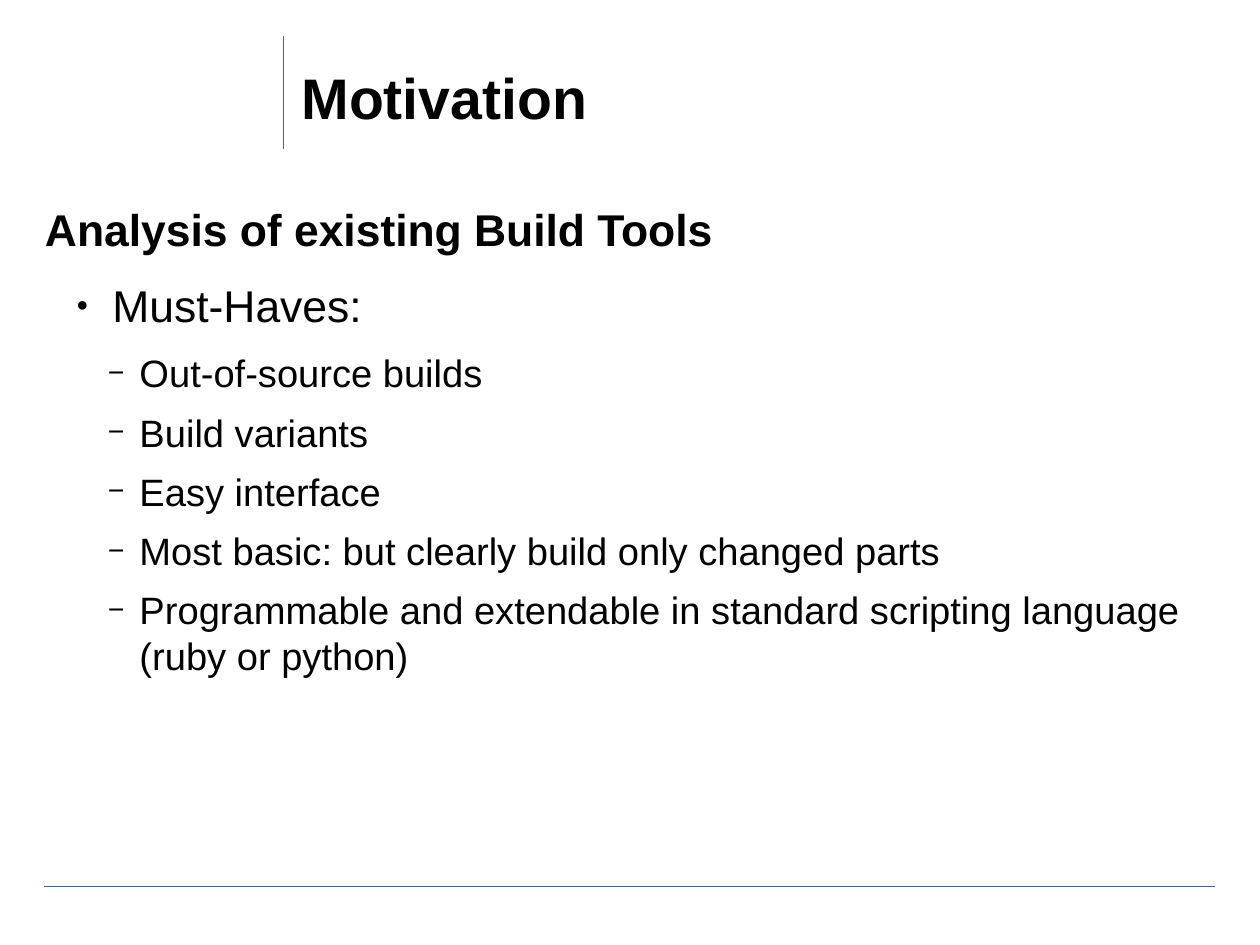
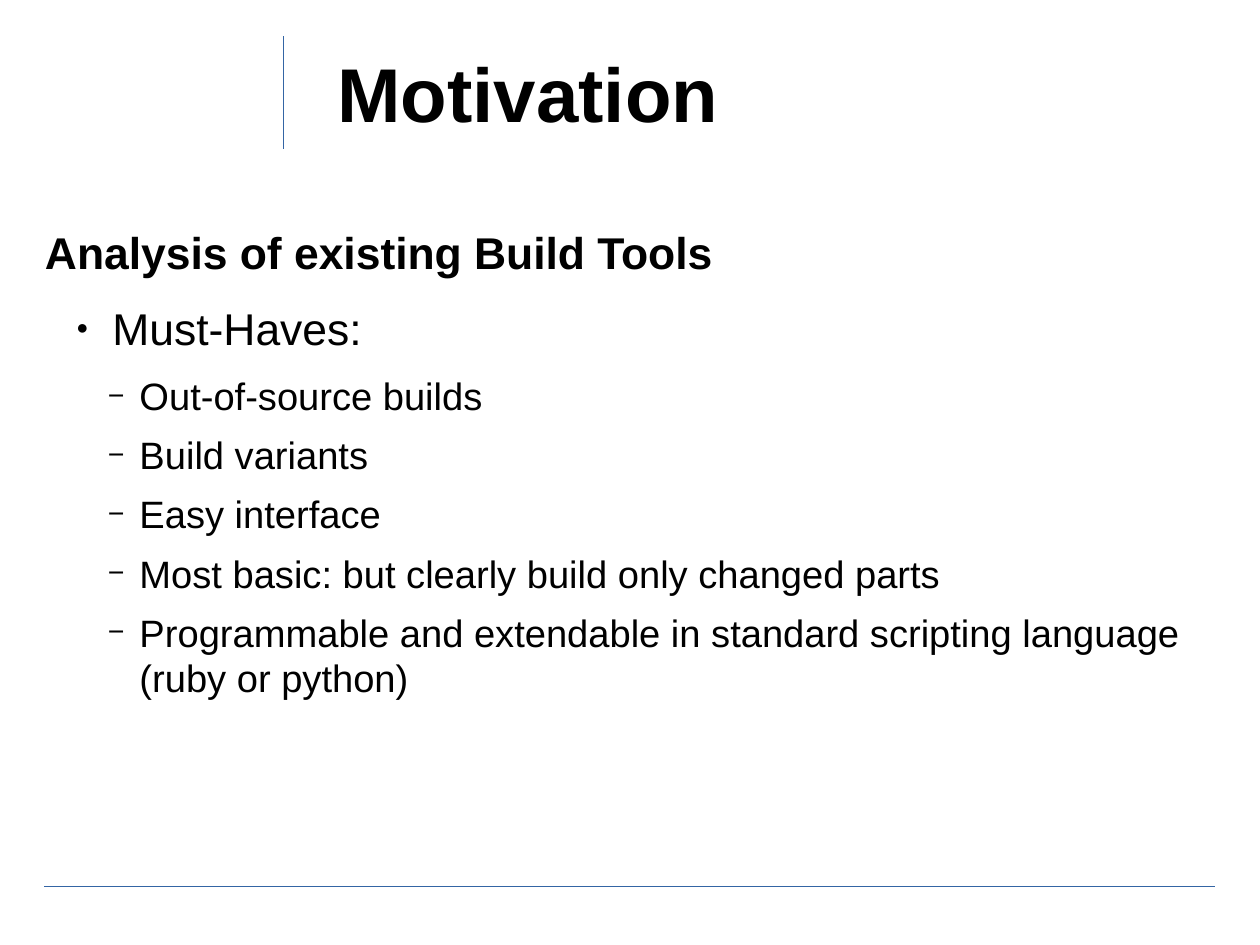
Before and after one commit to ewuenf/Makr, a slide deck: slide 2 of doc/concepts/Makr_Concepts.01.odp. Drawn at 1260x945 pixels with LibreOffice and Linux fonts; fonts in the diff are those of the drawing; background and template pictures are left out. Boxes give left, top, right and bottom in pixels: in the first picture for what was removed or moved away, otherwise in the second. Text is boxed around its words. In the diff, an @@ line names an element or a change of style, - is before the commit and + after.

```diff
--- a/doc/concepts/Makr_Concepts.01.odp
+++ b/doc/concepts/Makr_Concepts.01.odp
@@ title "Motivation": place and size @@
-title "Motivation" at <box>301,77,586,120</box>
+title "Motivation" at <box>337,66,718,123</box>
@@ title "Motivation" at <box>337,66,718,123</box>: size 36 to 48 pt @@
@@ text "Analysis of existing Build Tools": place and size @@
-text "Analysis of existing Build Tools" at <box>45,213,1179,678</box>
+text "Analysis of existing Build Tools" at <box>45,236,1179,700</box>
```
Also in this commit, not shown: 1 other slide changed, 1 slide added, 1 other file.
